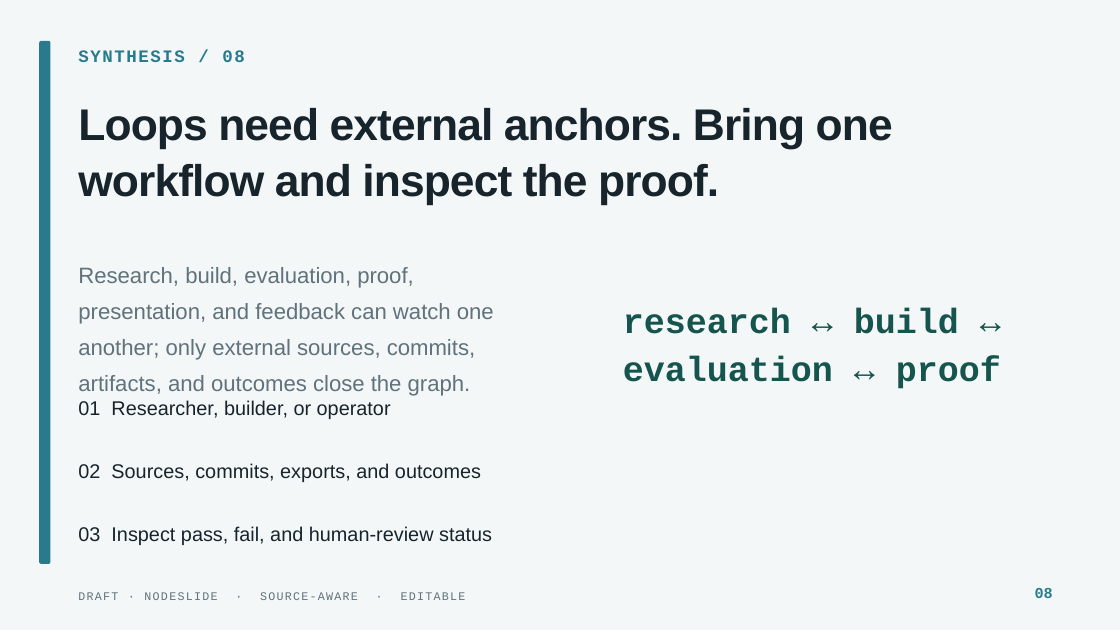
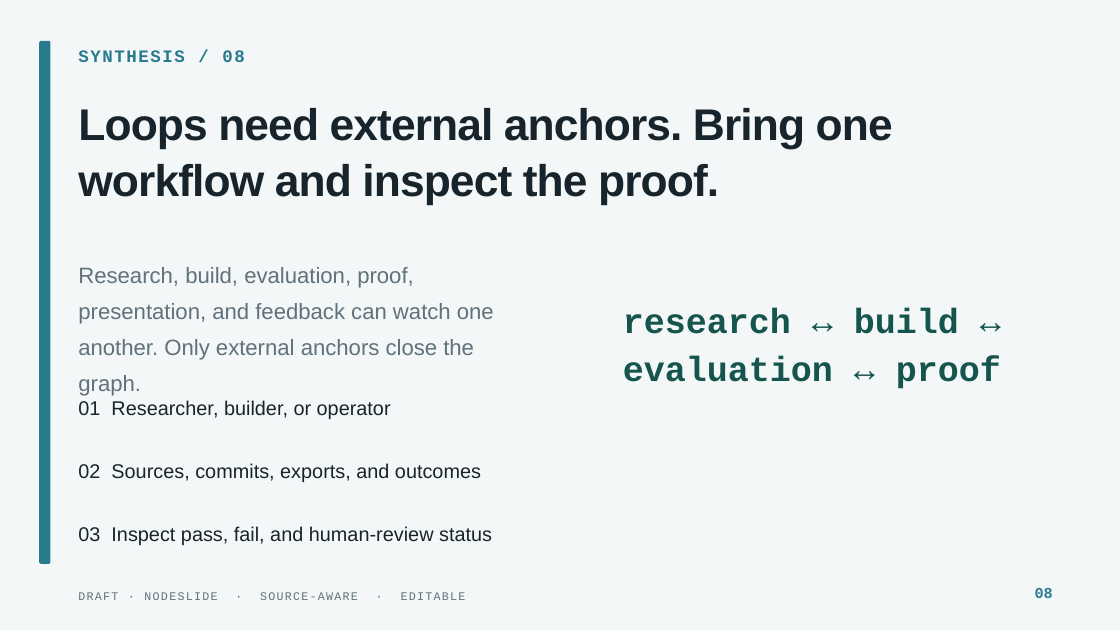
Before and after one commit to HomenShum/node-platform, a slide deck: slide 8 of changes/nodekit-proof-campaign-2026-07-20/presentation/exports/nodekit-proof-campaign-2026-07-20.draft.pptx. Drawn at 1120x630 pixels with LibreOffice and Linux fonts; fonts in the diff are those of the drawing. Boxes give left, top, right and bottom in pixels: in the first picture for what was removed or moved away, otherwise in the second. Text is boxed around its words. In the diff, an @@ line names an element or a change of style, - is before the commit and + after.

Commit message:
feat: bind NodeKit campaign to production proof

```diff
--- a/changes/nodekit-proof-campaign-2026-07-20/presentation/exports/nodekit-proof-campaign-2026-07-20.draft.pptx
+++ b/changes/nodekit-proof-campaign-2026-07-20/presentation/exports/nodekit-proof-campaign-2026-07-20.draft.pptx
@@ text at (x1=78, y1=267, x2=494, y2=360): text changed @@
-Research, build, evaluation, proof, presentation, and feedback can watch one another; only external sources, commits, artifacts, and outcomes close the graph.
+Research, build, evaluation, proof, presentation, and feedback can watch one another. Only external anchors close the graph.
```
Also in this commit, not shown: 1 other slide changed, 38 other files.
